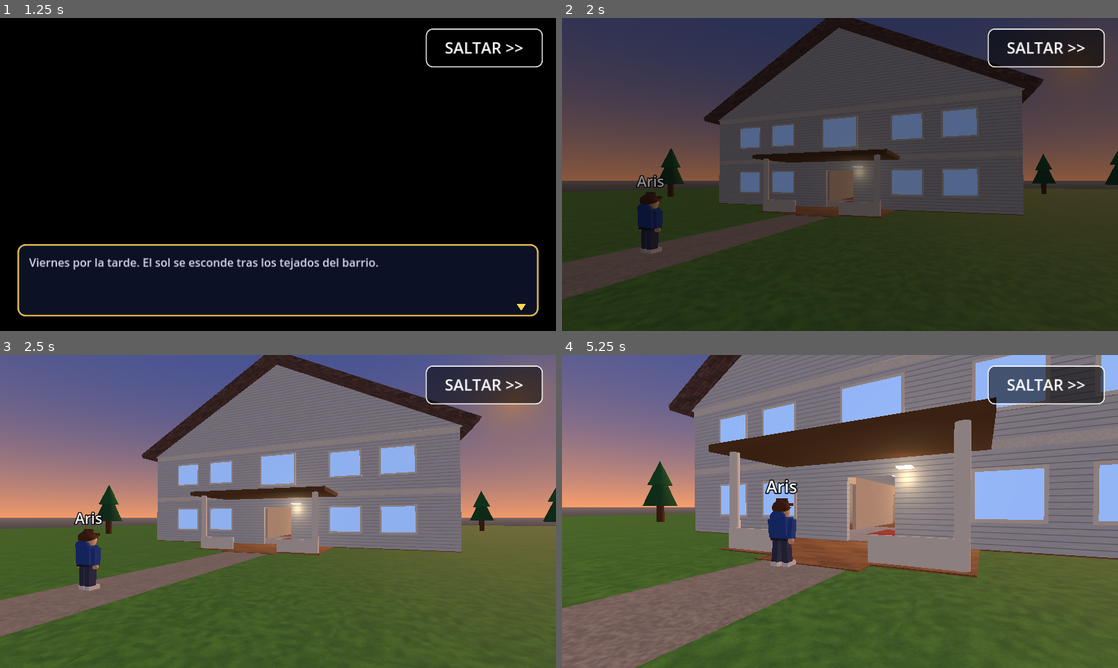
Above: before the commit, frames 1-4 (two rows, left to right).
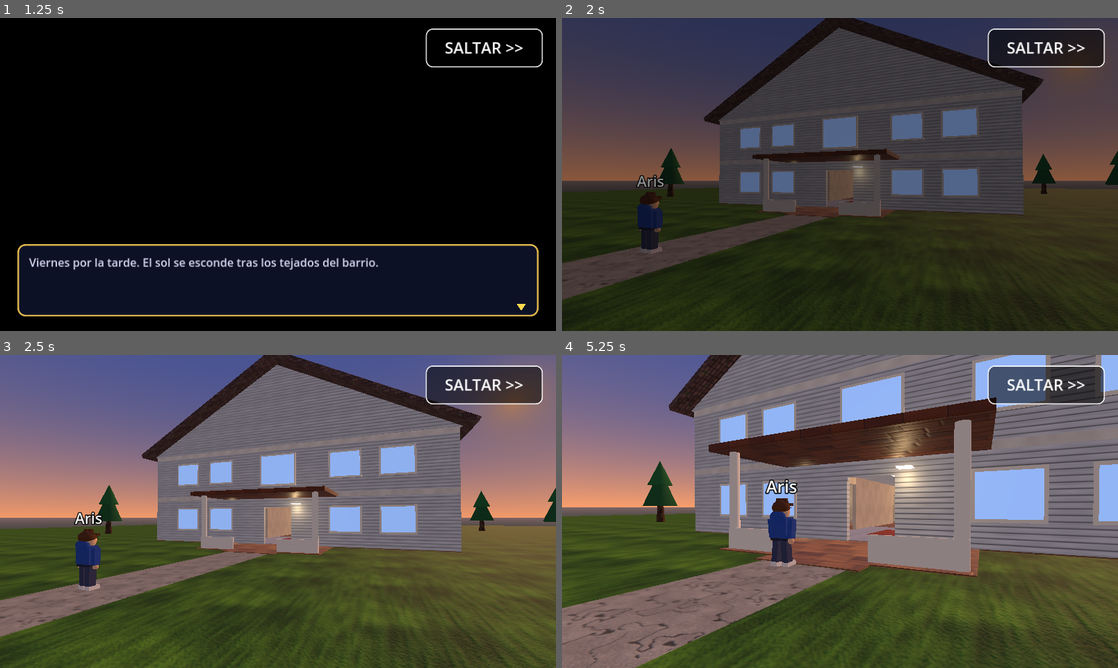
Above: after the commit, the same moments.

Repository: Adriii192/mitologia-rpg
Game: Godot game, scene res://main.tscn
Two runs of this game, one before a commit and one after it. Both use one fixed random seed, a clock stepped at 60 frames per second and the inputs below.
Inputs (mouse positions are in pixels of both pictures, inside the frame that each line leads up to):
- Up to frame 1 (1.25 s): move the mouse to (400, 158) at 0.52 s; click (400, 158) at 0.67 s
- Up to frame 2 (2 s): tap Enter at 1.25 s; drag from (728, 190) to (812, 237) at 1.27 s
- Up to frame 3 (2.5 s): move the mouse to (333, 442) at 2.02 s; click (333, 442) at 2.17 s
- Up to frame 4 (5.25 s): drag from (812, 574) to (673, 464) at 2.77 s; move the mouse to (1006, 558) at 3.52 s; click (1006, 558) at 3.67 s; drag from (673, 464) to (756, 433) at 4.27 s; move the mouse to (867, 511) at 5.02 s; click (867, 511) at 5.17 s

Frame 1 is identical in both runs. In frame 2, 0.3% of the frame differs, in the area x 0-95%, y 42-100%; in frame 3, 9.3%; in frame 4, 13%, in the area x 0-100%, y 0-100%.

Commit message:
Texturas con relieve y mas detalle (madera, suelo, tejas, cesped, roca, corteza, arena)
Co-Authored-By: Claude Sonnet 5.5 <noreply@anthropic.com>
Claude-Session: https://claude.ai/code/session_01ERwC4WBuDaLjL2GEvVeJpf

Diff:
--- a/house.gd
+++ b/house.gd
@@ -41,6 +41,10 @@
 	mi.rotation_degrees = rot
 	root.add_child(mi)
 	return mi
+
+
+static func fab(c: Color) -> StandardMaterial3D:
+	return Tex.mat("carpet", c, 0.6)
 
 
 static func col(c: Color, emission: float = 0.0) -> StandardMaterial3D:
@@ -118,7 +122,7 @@
 
 
 static func chair(root: Node3D, x: float, z: float, dx: float, dz: float, y0: float = 0.0) -> void:
-	var wood: StandardMaterial3D = col(Color(0.5, 0.33, 0.2))
+	var wood: StandardMaterial3D = Tex.mat("wood", Color(0.8, 0.6, 0.45), 2.4)
 	fb(root, x, z, 0.5, 0.5, 0.5, wood, y0)
 	if absf(dx) > 0.5:
 		fb(root, x - dx * 0.21, z, 0.08, 0.5, 0.9, wood, y0 + 0.5)
@@ -134,19 +138,19 @@
 
 
 static func bed(root: Node3D, x: float, z: float, w: float, d: float, y0: float, blanket: Color, along_x: bool = true) -> void:
-	var wood: StandardMaterial3D = col(Color(0.45, 0.3, 0.18))
+	var wood: StandardMaterial3D = Tex.mat("wood", Color(0.75, 0.55, 0.4), 2.4)
 	if along_x:
 		fb(root, x, z, w, d, 0.45, wood, y0)
-		fb(root, x, z, w - 0.2, d - 0.15, 0.22, col(blanket), y0 + 0.45)
+		fb(root, x, z, w - 0.2, d - 0.15, 0.22, fab(blanket), y0 + 0.45)
 		fb(root, x + w * 0.5 - 0.1, z, 0.15, d + 0.1, 1.1, wood, y0)
 		fb(root, x + w * 0.5 - 0.45, z, 0.5, d * 0.7, 0.16, col(Color(0.95, 0.95, 0.95)), y0 + 0.67)
 	else:
 		fb(root, x, z, w, d, 0.45, wood, y0)
-		fb(root, x, z, w - 0.15, d - 0.2, 0.22, col(blanket), y0 + 0.45)
+		fb(root, x, z, w - 0.15, d - 0.2, 0.22, fab(blanket), y0 + 0.45)
 
 
 static func bookshelf(root: Node3D, cx: float, z: float, wdt: float, y0: float, special: bool) -> Node3D:
-	var wood: StandardMaterial3D = col(Color(0.42, 0.28, 0.16))
+	var wood: StandardMaterial3D = Tex.mat("wood", Color(0.7, 0.5, 0.35), 2.4)
 	var hgt: float = 2.6
 	fb(root, cx - wdt * 0.5, z, 0.08, 0.45, hgt, wood, y0)
 	fb(root, cx + wdt * 0.5, z, 0.08, 0.45, hgt, wood, y0)
@@ -233,8 +237,8 @@
 	var m_roof: StandardMaterial3D = Tex.mat("roof", Color(1, 1, 1), 2.0)
 	var m_grass: StandardMaterial3D = Tex.mat("grass", Color(1, 1, 1), 4.0)
 	var m_conc: StandardMaterial3D = Tex.mat("concrete", Color(0.85, 0.85, 0.85), 2.0)
-	var wood_dark: StandardMaterial3D = col(Color(0.4, 0.27, 0.16))
-	var wood_mid: StandardMaterial3D = col(Color(0.58, 0.4, 0.24))
+	var wood_dark: StandardMaterial3D = Tex.mat("wood", Color(0.55, 0.4, 0.3), 2.4)
+	var wood_mid: StandardMaterial3D = Tex.mat("wood", Color(0.95, 0.8, 0.62), 2.4)
 
 	# ---------- Exterior ----------
 	solid(root, Vector3(0, -0.55, 0), Vector3(140, 1, 140), m_grass)
@@ -374,22 +378,22 @@
 	# ---------- Vestibulo ----------
 	fb(root, -2.8, 13.4, 1.8, 0.5, 0.9, wood_dark)
 	deco(root, Vector3(-2.8, 2.0, 13.78), Vector3(1.2, 1.2, 0.04), col(Color(0.75, 0.85, 0.9), 0.4))
-	deco(root, Vector3(0, 0.05, 9.0), Vector3(3.0, 0.03, 4.0), col(Color(0.62, 0.2, 0.2)))
+	deco(root, Vector3(0, 0.05, 9.0), Vector3(3.0, 0.03, 4.0), fab(Color(0.62, 0.2, 0.2)))
 	fb(root, 2.9, 8.0, 0.5, 0.6, 0.6, wood_mid)
 	lamp(root, Vector3(0, 3.5, 9.0), 1.2, 11.0)
 	lamp(root, Vector3(0, 3.5, -5.0), 1.1, 11.0)
 
 	# ---------- Salon ----------
-	fb(root, -8.4, 5.2, 1.1, 3.4, 0.5, col(Color(0.3, 0.38, 0.6)))
-	fb(root, -7.7, 5.2, 0.3, 3.4, 0.55, col(Color(0.26, 0.33, 0.55)), 0.5)
-	fb(root, -8.4, 10.2, 1.1, 2.0, 0.5, col(Color(0.3, 0.38, 0.6)))
-	fb(root, -7.7, 10.2, 0.3, 2.0, 0.55, col(Color(0.26, 0.33, 0.55)), 0.5)
+	fb(root, -8.4, 5.2, 1.1, 3.4, 0.5, fab(Color(0.3, 0.38, 0.6)))
+	fb(root, -7.7, 5.2, 0.3, 3.4, 0.55, fab(Color(0.26, 0.33, 0.55)), 0.5)
+	fb(root, -8.4, 10.2, 1.1, 2.0, 0.5, fab(Color(0.3, 0.38, 0.6)))
+	fb(root, -7.7, 10.2, 0.3, 2.0, 0.55, fab(Color(0.26, 0.33, 0.55)), 0.5)
 	table(root, -10.7, 7.4, 1.2, 2.4, 0.45, wood_dark)
 	fb(root, -13.5, 7.4, 0.6, 3.0, 0.6, wood_dark)
 	deco(root, Vector3(-13.6, 1.35, 7.4), Vector3(0.12, 1.1, 1.9), col(Color(0.2, 0.45, 0.8), 1.1))
-	fb(root, -9.6, 2.0, 1.1, 1.1, 0.5, col(Color(0.55, 0.3, 0.25)))
-	fb(root, -9.2, 1.5, 0.3, 1.0, 0.5, col(Color(0.5, 0.26, 0.22)), 0.5)
-	deco(root, Vector3(-10.6, 0.05, 7.4), Vector3(5.5, 0.03, 6.5), col(Color(0.75, 0.62, 0.45)))
+	fb(root, -9.6, 2.0, 1.1, 1.1, 0.5, fab(Color(0.55, 0.3, 0.25)))
+	fb(root, -9.2, 1.5, 0.3, 1.0, 0.5, fab(Color(0.5, 0.26, 0.22)), 0.5)
+	deco(root, Vector3(-10.6, 0.05, 7.4), Vector3(5.5, 0.03, 6.5), fab(Color(0.75, 0.62, 0.45)))
 	bookshelf(root, -11.0, 13.4, 3.6, 0.0, false)
 	lamp(root, Vector3(-9.0, 3.4, 7.0), 1.3, 12.0)
 	fb(root, -5.0, 13.0, 0.5, 0.5, 0.5, col(Color(0.55, 0.35, 0.2)))
@@ -427,7 +431,7 @@
 	table(root, -13.0, -3.5, 1.2, 3.0, 0.8, wood_dark)
 	chair(root, -11.7, -3.5, -1, 0)
 	bookshelf(root, -8.0, -6.6, 3.6, 0.0, false)
-	fb(root, -6.0, -1.5, 1.2, 0.9, 0.5, col(Color(0.3, 0.38, 0.6)))
+	fb(root, -6.0, -1.5, 1.2, 0.9, 0.5, fab(Color(0.3, 0.38, 0.6)))
 	deco(root, Vector3(-13.0, 0.88, -3.5), Vector3(0.5, 0.04, 0.7), col(Color(0.15, 0.15, 0.18)))
 	lamp(root, Vector3(-9.0, 3.4, -3.5), 1.0, 9.0)
 
@@ -454,15 +458,15 @@
 	lamp(root, Vector3(0, H1 + 3.4, -9.0), 0.9, 10.0)
 	fb(root, -3.4, 12.0, 0.5, 2.0, 0.8, wood_dark, H1)
 	deco(root, Vector3(-3.4, H1 + 1.3, 12.0), Vector3(0.6, 0.9, 0.6), col(Color(0.2, 0.55, 0.25)))
-	deco(root, Vector3(-1.5, H1 + 0.05, 0), Vector3(2.0, 0.03, 20.0), col(Color(0.55, 0.25, 0.25)))
+	deco(root, Vector3(-1.5, H1 + 0.05, 0), Vector3(2.0, 0.03, 20.0), fab(Color(0.55, 0.25, 0.25)))
 
 	# ---------- Habitacion de los padres ----------
 	bed(root, -11.9, 7.0, 3.0, 2.4, H1, Color(0.85, 0.82, 0.75))
 	fb(root, -13.2, 5.4, 0.5, 0.5, 0.6, wood_dark, H1)
 	fb(root, -13.2, 8.6, 0.5, 0.5, 0.6, wood_dark, H1)
 	fb(root, -9.0, 0.6, 2.4, 0.6, 0.9, wood_dark, H1)
-	fb(root, -6.0, 12.5, 1.0, 1.0, 0.5, col(Color(0.5, 0.3, 0.3)), H1)
-	deco(root, Vector3(-9.0, H1 + 0.05, 7.0), Vector3(4.5, 0.03, 5.0), col(Color(0.55, 0.45, 0.4)))
+	fb(root, -6.0, 12.5, 1.0, 1.0, 0.5, fab(Color(0.5, 0.3, 0.3)), H1)
+	deco(root, Vector3(-9.0, H1 + 0.05, 7.0), Vector3(4.5, 0.03, 5.0), fab(Color(0.55, 0.45, 0.4)))
 	lamp(root, Vector3(-9.0, H1 + 3.4, 7.0), 1.2, 12.0)
 	# Vestidor
 	fb(root, -13.4, -3.5, 0.6, 6.0, 2.4, wood_dark, H1)
@@ -483,7 +487,7 @@
 	table(root, 12.8, 0.9, 2.0, 1.0, 0.8, wood_mid, H1)
 	chair(root, 12.8, 2.1, 0, -1, H1)
 	deco(root, Vector3(12.8, H1 + 0.92, 0.8), Vector3(0.6, 0.04, 0.4), col(Color(0.15, 0.15, 0.18)))
-	deco(root, Vector3(9.0, H1 + 0.05, 7.0), Vector3(4.0, 0.03, 5.0), col(Color(0.2, 0.3, 0.45)))
+	deco(root, Vector3(9.0, H1 + 0.05, 7.0), Vector3(4.0, 0.03, 5.0), fab(Color(0.2, 0.3, 0.45)))
 	lamp(root, Vector3(9.0, H1 + 3.4, 7.0), 1.2, 12.0)
 	lamp(root, Vector3(11.5, H1 + 1.6, 12.8), 0.6, 5.0)
 
--- a/textures.gd
+++ b/textures.gd
@@ -1,9 +1,15 @@
 extends RefCounted
 
-# Texturas generadas por codigo (sin imagenes externas).
+# Texturas generadas por codigo: color + relieve (normal map) + brillo.
+# La primera vez se generan y se guardan en el movil; despues se cargan al instante.
+
+const VERSION := "t3"
+const N := 128
 
 static var _tex: Dictionary = {}
 static var _mats: Dictionary = {}
+static var _hb: PackedFloat32Array = PackedFloat32Array()
+static var _hv: float = 0.5
 
 
 static func _h(x: int, y: int, s: int) -> float:
@@ -13,84 +19,236 @@
 	return float(n & 0xFFFF) / 65535.0
 
 
-static func _vn(x: float, y: float, s: int) -> float:
-	var xi: int = floori(x)
-	var yi: int = floori(y)
-	var fx: float = x - float(xi)
-	var fy: float = y - float(yi)
+# Ruido de valor periodico (sin costuras). cx, cy = celdas en cada eje.
+static func _pn(x: int, y: int, cx: int, cy: int, s: int) -> float:
+	var u: float = float(x) / float(N) * float(cx)
+	var v: float = float(y) / float(N) * float(cy)
+	var xi: int = floori(u)
+	var yi: int = floori(v)
+	var fx: float = u - float(xi)
+	var fy: float = v - float(yi)
 	fx = fx * fx * (3.0 - 2.0 * fx)
 	fy = fy * fy * (3.0 - 2.0 * fy)
-	var a: float = _h(xi, yi, s)
-	var b: float = _h(xi + 1, yi, s)
-	var c: float = _h(xi, yi + 1, s)
-	var d: float = _h(xi + 1, yi + 1, s)
-	return lerpf(lerpf(a, b, fx), lerpf(c, d, fx), fy)
-
-
-static func _px(name: String, x: int, y: int, n: int) -> Color:
+	var x0: int = posmod(xi, cx)
+	var x1: int = posmod(xi + 1, cx)
+	var y0: int = posmod(yi, cy)
+	var y1: int = posmod(yi + 1, cy)
+	return lerpf(lerpf(_h(x0, y0, s), _h(x1, y0, s), fx), lerpf(_h(x0, y1, s), _h(x1, y1, s), fx), fy)
+
+
+static func _fb(x: int, y: int, c: int, s: int) -> float:
+	return _pn(x, y, c, c, s) * 0.55 + _pn(x, y, c * 2, c * 2, s + 1) * 0.3 + _pn(x, y, c * 4, c * 4, s + 2) * 0.15
+
+
+static func _c(r: float, g: float, b: float, v: float) -> Color:
+	return Color(clampf(r * v, 0.0, 1.0), clampf(g * v, 0.0, 1.0), clampf(b * v, 0.0, 1.0))
+
+
+# Devuelve el color y deja la altura (relieve) en _hv
+static func _px(name: String, x: int, y: int) -> Color:
+	_hv = 0.5
 	if name == "wood":
-		var plank: int = y / 16
-		var py: int = y % 16
-		var j: int = int(_h(plank, 0, 3) * float(n))
-		var piece: int = ((x + j) % n) / 64
-		var tone: float = 0.82 + 0.3 * _h(plank, piece, 5)
-		var grain: float = (_vn(float(x) * 0.12, float(y) * 1.1 + float(plank) * 7.0, 9) - 0.5) * 0.18
-		var v: float = tone + grain
-		if py == 0 or x == j or x == (j + 64) % n:
-			v *= 0.55
-		return Color(0.66 * v, 0.46 * v, 0.28 * v)
+		var row: int = y / 32
+		var py: int = y % 32
+		var j: int = int(_h(row, 0, 3) * float(N))
+		var xx: int = (x + j) % N
+		var piece: int = xx / 64
+		var tone: float = 0.8 + 0.35 * _h(row, piece, 5)
+		var mix: float = _h(row, piece, 6)
+		var grain: float = _pn(x, y, 3, 20, 9)
+		var fine: float = _pn(x, y, 8, 64, 10)
+		var ring: float = 0.5 + 0.5 * sin((float(y) * 0.45 + grain * 9.0 + float(row) * 3.0))
+		var v: float = tone * (0.82 + 0.22 * grain + 0.1 * fine + 0.07 * ring)
+		_hv = 0.55 + 0.2 * grain + 0.1 * fine
+		if py == 0 or xx == 0 or xx == 64:
+			v *= 0.42
+			_hv = 0.0
+		elif py == 1 or xx == 1 or xx == 65:
+			v *= 0.78
+			_hv = 0.3
+		return _c(lerpf(0.55, 0.74, mix), lerpf(0.36, 0.52, mix), lerpf(0.2, 0.3, mix), v)
 	if name == "plaster":
-		var v2: float = 0.95 + (_vn(float(x) * 0.4, float(y) * 0.4, 1) - 0.5) * 0.07 + (_h(x, y, 2) - 0.5) * 0.025
+		var f: float = _fb(x, y, 4, 1)
+		var sp: float = _h(x, y, 2)
+		var v2: float = 0.93 + (f - 0.5) * 0.12 + (sp - 0.5) * 0.04
+		_hv = f * 0.6 + sp * 0.25
 		return Color(v2, v2, v2)
 	if name == "siding":
 		var py2: int = y % 16
-		var v3: float = 0.97 + (_vn(float(x) * 0.05, float(y) * 0.9, 11) - 0.5) * 0.06
+		var gr: float = _pn(x, y, 2, 36, 11)
+		var v3: float = 0.95 + (gr - 0.5) * 0.14 + (_fb(x, y, 3, 12) - 0.5) * 0.06
+		_hv = float(py2) / 16.0
 		if py2 < 2:
-			v3 *= 0.72
+			v3 *= 0.55
+			_hv = 0.0
+		elif py2 > 13:
+			v3 *= 0.85
 		return Color(v3, v3, v3)
 	if name == "carpet":
-		var v4: float = 0.8 + _h(x, y, 4) * 0.2
+		var fib: float = _h(x, y, 4)
+		var low: float = _fb(x, y, 6, 5)
+		var v4: float = 0.74 + fib * 0.16 + (low - 0.5) * 0.14
+		_hv = fib * 0.7 + low * 0.3
 		return Color(v4, v4, v4)
 	if name == "tile":
 		var gx: int = x % 32
 		var gy: int = y % 32
+		var tidx: int = (x / 32) * 7 + (y / 32) * 13
 		if gx < 2 or gy < 2:
-			return Color(0.5, 0.5, 0.52)
-		var v5: float = 0.95
+			_hv = 0.0
+			return Color(0.45, 0.45, 0.48)
+		var vein: float = absf(sin(float(x + y) * 0.09 + _fb(x, y, 4, 20) * 7.0))
+		var v5: float = 0.9 + (_h(tidx, 1, 6) - 0.5) * 0.12 - 0.12 * pow(1.0 - vein, 6.0)
 		if ((x / 32) + (y / 32)) % 2 == 1:
-			v5 = 0.82
-		v5 += (_h(x, y, 6) - 0.5) * 0.03
-		return Color(v5, v5, v5)
+			v5 *= 0.9
+		_hv = 0.8
+		if gx < 4 or gy < 4:
+			_hv = 0.5
+			v5 *= 0.93
+		return Color(v5, v5 * 0.99, v5 * 0.98)
 	if name == "grass":
-		var g: float = _vn(float(x) * 0.18, float(y) * 0.18, 6) * 0.35 + _h(x, y, 7) * 0.15
-		return Color(0.25 + g * 0.3, 0.5 + g * 0.4, 0.2 + g * 0.15)
+		var patch: float = _fb(x, y, 3, 6)
+		var blades: float = _pn(x, y, 48, 5, 7)
+		var tips: float = _h(x, y, 8)
+		var v6: float = 0.7 + patch * 0.5 + (blades - 0.5) * 0.35 + (tips - 0.5) * 0.12
+		_hv = blades * 0.7 + tips * 0.3
+		return _c(lerpf(0.2, 0.42, patch), lerpf(0.42, 0.62, patch), lerpf(0.12, 0.16, patch), v6)
 	if name == "roof":
-		var row: int = y / 16
+		var row2: int = y / 16
 		var py3: int = y % 16
-		var shift: int = (row % 2) * 16
-		var idx: int = (x + shift) / 32
-		var tone2: float = 0.72 + 0.3 * _h(idx, row, 8)
-		var v6: float = tone2
-		if py3 < 2 or (x + shift) % 32 < 2:
-			v6 *= 0.6
-		return Color(0.46 * v6, 0.34 * v6, 0.32 * v6)
-	# concrete
-	var v7: float = 0.72 + (_vn(float(x) * 0.3, float(y) * 0.3, 12) - 0.5) * 0.2 + (_h(x, y, 13) - 0.5) * 0.06
-	return Color(v7, v7, v7)
-
-
-static func tex(name: String) -> ImageTexture:
+		var shift: int = (row2 % 2) * 16
+		var xs: int = (x + shift) % N
+		var idx: int = xs / 32
+		var sx: int = xs % 32
+		var tone2: float = 0.7 + 0.35 * _h(idx, row2, 8)
+		var moss: float = _fb(x, y, 3, 30)
+		var v7: float = tone2 * (0.9 + (_h(x, y, 31) - 0.5) * 0.12)
+		_hv = float(py3) / 16.0
+		var edge: float = minf(float(sx), float(31 - sx))
+		if py3 < 2 or sx < 2:
+			v7 *= 0.5
+			_hv = 0.0
+		elif py3 > 12:
+			v7 *= 0.82
+		if edge < 3.0:
+			v7 *= 0.85
+		var r: float = 0.46
+		var g: float = 0.34
+		var b: float = 0.32
+		if moss > 0.66:
+			r = 0.32
+			g = 0.42
+			b = 0.26
+		return _c(r, g, b, v7)
+	if name == "concrete":
+		var f2: float = _fb(x, y, 5, 12)
+		var crack: float = absf(_fb(x, y, 4, 20) - 0.5)
+		var v8: float = 0.68 + f2 * 0.2 + (_h(x, y, 13) - 0.5) * 0.14
+		_hv = f2 * 0.5 + _h(x, y, 14) * 0.3
+		if crack < 0.012:
+			v8 *= 0.5
+			_hv = 0.0
+		return Color(v8, v8, v8 * 1.02)
+	if name == "sand":
+		var f3: float = _fb(x, y, 4, 40)
+		var rip: float = 0.5 + 0.5 * sin(float(y) * 0.35 + f3 * 9.0)
+		var spk: float = _h(x, y, 41)
+		var v9: float = 0.88 + f3 * 0.14 + rip * 0.07 + (spk - 0.5) * 0.1
+		_hv = rip * 0.5 + spk * 0.3
+		return _c(0.92, 0.8, 0.58, v9)
+	if name == "rock":
+		var f4: float = _fb(x, y, 4, 50)
+		var f5: float = _fb(x, y, 8, 53)
+		var crack2: float = absf(_fb(x, y, 5, 60) - 0.5)
+		var v10: float = 0.55 + f4 * 0.4 + (f5 - 0.5) * 0.2
+		_hv = f4 * 0.7 + f5 * 0.3
+		if crack2 < 0.02:
+			v10 *= 0.55
+			_hv = 0.0
+		return _c(0.62, 0.58, 0.54, v10)
+	if name == "bark":
+		var st: float = _pn(x, y, 9, 3, 70)
+		var st2: float = _pn(x, y, 18, 6, 72)
+		var v11: float = 0.45 + st * 0.45 + (st2 - 0.5) * 0.2
+		_hv = st * 0.7 + st2 * 0.3
+		if st < 0.3:
+			v11 *= 0.5
+		return _c(0.42, 0.29, 0.18, v11)
+	if name == "dirt":
+		var f6: float = _fb(x, y, 4, 80)
+		var peb: float = _h(x / 3, y / 3, 83)
+		var v12: float = 0.75 + f6 * 0.3
+		_hv = f6 * 0.6
+		if peb > 0.93:
+			v12 *= 1.25
+			_hv = 1.0
+		return _c(0.5, 0.36, 0.24, v12)
+	return Color(0.7, 0.7, 0.7)
+
+
+static func _path(name: String, kind: String) -> String:
+	return "user://tex_%s_%s_%s.png" % [VERSION, name, kind]
+
+
+static func _to_tex(img: Image) -> ImageTexture:
+	if not img.has_mipmaps():
+		img.generate_mipmaps()
+	return ImageTexture.create_from_image(img)
+
+
+# Devuelve [color, normal]
+static func tex(name: String) -> Array:
 	if _tex.has(name):
 		return _tex[name]
-	var n: int = 128
-	var img := Image.create(n, n, false, Image.FORMAT_RGB8)
-	for y in n:
-		for x in n:
-			img.set_pixel(x, y, _px(name, x, y, n))
-	img.generate_mipmaps()
-	var t := ImageTexture.create_from_image(img)
-	_tex[name] = t
-	return t
+	var res: Array = []
+	var cp: String = _path(name, "c")
+	var np: String = _path(name, "n")
+	if FileAccess.file_exists(cp) and FileAccess.file_exists(np):
+		var ci: Image = Image.load_from_file(cp)
+		var ni: Image = Image.load_from_file(np)
+		if ci != null and ni != null and ci.get_width() == N and ni.get_width() == N:
+			res = [_to_tex(ci), _to_tex(ni)]
+	if res.is_empty():
+		var img := Image.create(N, N, false, Image.FORMAT_RGB8)
+		_hb.resize(N * N)
+		for y in N:
+			for x in N:
+				img.set_pixel(x, y, _px(name, x, y))
+				_hb[y * N + x] = _hv
+		var nrm := Image.create(N, N, false, Image.FORMAT_RGB8)
+		for y2 in N:
+			for x2 in N:
+				var dx: float = _hb[y2 * N + (x2 + 1) % N] - _hb[y2 * N + posmod(x2 - 1, N)]
+				var dy: float = _hb[((y2 + 1) % N) * N + x2] - _hb[posmod(y2 - 1, N) * N + x2]
+				var nv := Vector3(-dx * 2.2, dy * 2.2, 1.0).normalized()
+				nrm.set_pixel(x2, y2, Color(nv.x * 0.5 + 0.5, nv.y * 0.5 + 0.5, nv.z * 0.5 + 0.5))
+		img.save_png(cp)
+		nrm.save_png(np)
+		res = [_to_tex(img), _to_tex(nrm)]
+	_tex[name] = res
+	return res
+
+
+static func _nscale(name: String) -> float:
+	if name == "plaster":
+		return 0.25
+	if name == "carpet" or name == "concrete":
+		return 0.5
+	if name == "grass" or name == "siding" or name == "sand":
+		return 0.6
+	return 0.9
+
+
+static func _rough(name: String) -> float:
+	if name == "tile":
+		return 0.3
+	if name == "wood":
+		return 0.55
+	if name == "siding":
+		return 0.75
+	if name == "roof":
+		return 0.8
+	return 0.95
 
 
 # tile = metros que mide una repeticion de la textura
@@ -98,9 +256,14 @@
 	var key: String = "%s|%s|%s" % [name, tint.to_html(), str(tile)]
 	if _mats.has(key):
 		return _mats[key]
+	var t: Array = tex(name)
 	var m := StandardMaterial3D.new()
-	m.albedo_texture = tex(name)
+	m.albedo_texture = t[0]
 	m.albedo_color = tint
+	m.normal_enabled = true
+	m.normal_texture = t[1]
+	m.normal_scale = _nscale(name)
+	m.roughness = _rough(name)
 	m.uv1_triplanar = true
 	m.uv1_world_triplanar = true
 	var s: float = 1.0 / tile
--- a/zones.gd
+++ b/zones.gd
@@ -1,6 +1,7 @@
 extends RefCounted
 
 const Companion = preload("res://companion.gd")
+const Tex = preload("res://textures.gd")
 const State = preload("res://state.gd")
 
 
@@ -12,6 +13,33 @@
 		m.emission = color
 		m.emission_energy_multiplier = emission
 	return m
+
+
+static func tbox(root: Node3D, pos: Vector3, size: Vector3, tex_name: String, tint: Color = Color(1, 1, 1), tile: float = 2.5) -> void:
+	var body := StaticBody3D.new()
+	body.position = pos
+	var mi := MeshInstance3D.new()
+	var bm := BoxMesh.new()
+	bm.size = size
+	mi.mesh = bm
+	mi.material_override = Tex.mat(tex_name, tint, tile)
+	body.add_child(mi)
+	var cs := CollisionShape3D.new()
+	var bs := BoxShape3D.new()
+	bs.size = size
+	cs.shape = bs
+	body.add_child(cs)
+	root.add_child(body)
+
+
+static func tdeco(root: Node3D, pos: Vector3, size: Vector3, tex_name: String, tint: Color = Color(1, 1, 1), tile: float = 2.5) -> void:
+	var mi := MeshInstance3D.new()
+	var bm := BoxMesh.new()
+	bm.size = size
+	mi.mesh = bm
+	mi.material_override = Tex.mat(tex_name, tint, tile)
+	mi.position = pos
+	root.add_child(mi)
 
 
 static func box(root: Node3D, pos: Vector3, size: Vector3, color: Color) -> void:
@@ -106,7 +134,7 @@
 static func _place(root: Node3D, pts: Array, color: Color) -> void:
 	for p in pts:
 		var v: Vector3 = p
-		box(root, v - Vector3(0, 0.3, 0), Vector3(3, 0.6, 3), color)
+		tbox(root, v - Vector3(0, 0.3, 0), Vector3(3, 0.6, 3), "rock", Color(1, 1, 1), 2.0)
 
 
 static func build_world(root: Node3D) -> Dictionary:
@@ -190,7 +218,23 @@
 
 
 static func tree(root: Node3D, pos: Vector3) -> void:
-	cylinder(root, pos + Vector3(0, 1.0, 0), 0.4, 2.0, Color(0.35, 0.22, 0.12))
+	var trunk := StaticBody3D.new()
+	trunk.position = pos + Vector3(0, 1.0, 0)
+	var tmi := MeshInstance3D.new()
+	var tcm := CylinderMesh.new()
+	tcm.top_radius = 0.32
+	tcm.bottom_radius = 0.45
+	tcm.height = 2.0
+	tmi.mesh = tcm
+	tmi.material_override = Tex.mat("bark", Color(1, 1, 1), 1.2)
+	trunk.add_child(tmi)
+	var tcs := CollisionShape3D.new()
+	var tsh := CylinderShape3D.new()
+	tsh.radius = 0.4
+	tsh.height = 2.0
+	tcs.shape = tsh
+	trunk.add_child(tcs)
+	root.add_child(trunk)
 	var c1 := MeshInstance3D.new()
 	var m1 := CylinderMesh.new()
 	m1.top_radius = 0.0
@@ -286,7 +330,7 @@
 static func build_beach(root: Node3D) -> Dictionary:
 	environment(root, Color(0.58, 0.8, 0.96), Color(0.7, 0.75, 0.85), 0.55, 0.8, Color(1.0, 0.96, 0.88))
 	# Arena
-	box(root, Vector3(0, -0.5, 26), Vector3(120, 1, 70), Color(0.76, 0.64, 0.4))
+	tbox(root, Vector3(0, -0.5, 26), Vector3(120, 1, 70), "sand", Color(1, 1, 1), 3.0)
 	# Mar (solo visual) y espuma animada
 	deco_box(root, Vector3(0, -0.9, -50), Vector3(240, 1, 90), Color(0.15, 0.45, 0.75))
 	var foam := deco_box(root, Vector3(0, 0.03, -6.5), Vector3(120, 0.05, 1.0), Color(1, 1, 1, 1))
@@ -525,10 +569,10 @@
 
 static func build_cap1(root: Node3D) -> Dictionary:
 	environment(root, Color(0.55, 0.78, 0.95), Color(0.72, 0.76, 0.85), 0.6, 0.95, Color(1.0, 0.95, 0.85))
-	box(root, Vector3(0, -0.5, 0), Vector3(100, 1, 100), Color(0.3, 0.55, 0.26))
+	tbox(root, Vector3(0, -0.5, 0), Vector3(100, 1, 100), "grass", Color(1, 1, 1), 3.5)
 	# Camino de tierra
-	deco_box(root, Vector3(0, 0.02, 12), Vector3(5, 0.04, 70), Color(0.58, 0.46, 0.3))
-	deco_box(root, Vector3(0, 0.02, -22), Vector3(5, 0.04, 22), Color(0.58, 0.46, 0.3))
+	tdeco(root, Vector3(0, 0.03, 12), Vector3(5, 0.04, 70), "dirt", Color(1, 1, 1), 2.0)
+	tdeco(root, Vector3(0, 0.03, -22), Vector3(5, 0.04, 22), "dirt", Color(1, 1, 1), 2.0)
 	# Limites invisibles
 	wall(root, Vector3(0, 2, 48.5), Vector3(100, 4, 1))
 	wall(root, Vector3(-48.5, 2, 0), Vector3(1, 4, 100))
@@ -536,13 +580,13 @@
 	wall(root, Vector3(0, 2, -49.5), Vector3(100, 4, 1))
 	# Acantilado de la cueva (con puerta central)
 	var rockc := Color(0.5, 0.47, 0.44)
-	box(root, Vector3(-27.5, 5, -34), Vector3(43, 10, 3), rockc)
-	box(root, Vector3(27.5, 5, -34), Vector3(43, 10, 3), rockc)
-	box(root, Vector3(0, 8.5, -34), Vector3(12, 3, 3), rockc)
+	tbox(root, Vector3(-27.5, 5, -34), Vector3(43, 10, 3), "rock", Color(1, 1, 1), 3.0)
+	tbox(root, Vector3(27.5, 5, -34), Vector3(43, 10, 3), "rock", Color(1, 1, 1), 3.0)
+	tbox(root, Vector3(0, 8.5, -34), Vector3(12, 3, 3), "rock", Color(1, 1, 1), 3.0)
 	# Paredes de la cueva
-	box(root, Vector3(-16, 4, -42), Vector3(1, 8, 16), Color(0.36, 0.34, 0.33))
-	box(root, Vector3(16, 4, -42), Vector3(1, 8, 16), Color(0.36, 0.34, 0.33))
-	box(root, Vector3(0, 4, -49.5), Vector3(32, 8, 1), Color(0.32, 0.3, 0.3))
+	tbox(root, Vector3(-16, 4, -42), Vector3(1, 8, 16), "rock", Color(0.6, 0.58, 0.62), 2.5)
+	tbox(root, Vector3(16, 4, -42), Vector3(1, 8, 16), "rock", Color(0.6, 0.58, 0.62), 2.5)
+	tbox(root, Vector3(0, 4, -49.5), Vector3(32, 8, 1), "rock", Color(0.6, 0.58, 0.62), 2.5)
 	deco_box(root, Vector3(0, 0.02, -42), Vector3(30, 0.04, 14), Color(0.4, 0.37, 0.34))
 	var cave_light := OmniLight3D.new()
 	cave_light.light_color = Color(1.0, 0.8, 0.5)
@@ -558,7 +602,7 @@
 	var gb := BoxMesh.new()
 	gb.size = Vector3(12, 7, 3)
 	gm.mesh = gb
-	gm.material_override = mat(Color(0.38, 0.36, 0.35))
+	gm.material_override = Tex.mat("rock", Color(0.62, 0.62, 0.68), 2.0)
 	gate.add_child(gm)
 	var gcs := CollisionShape3D.new()
 	gcs.name = "Col"
@@ -583,11 +627,11 @@
 	# Ruta de rocas al fuego alto (oeste)
 	var rock := Color(0.55, 0.5, 0.45)
 	_place(root, [Vector3(-24, 1.0, -24), Vector3(-28, 2.0, -26), Vector3(-32, 3.0, -25), Vector3(-35, 4.0, -28)], rock)
-	box(root, Vector3(-39, 3.6, -30), Vector3(6, 0.8, 6), Color(0.5, 0.47, 0.43))
+	tbox(root, Vector3(-39, 3.6, -30), Vector3(6, 0.8, 6), "rock", Color(1, 1, 1), 2.0)
 	brazier(root, Vector3(-40, 4.0, -31), "b3")
 	# Ruta de rocas al cofre (este)
 	_place(root, [Vector3(22, 1.0, -26), Vector3(26, 2.0, -28), Vector3(30, 3.0, -27)], Color(0.6, 0.55, 0.4))
-	box(root, Vector3(35, 2.6, -27), Vector3(5, 0.8, 5), Color(0.5, 0.47, 0.43))
+	tbox(root, Vector3(35, 2.6, -27), Vector3(5, 0.8, 5), "rock", Color(1, 1, 1), 2.0)
 	chest(root, Vector3(36, 3.0, -27), "chest1")
 	# Curete
 	var cur: Node3D = Companion.person(Color(0.72, 0.55, 0.2), "Curete")
